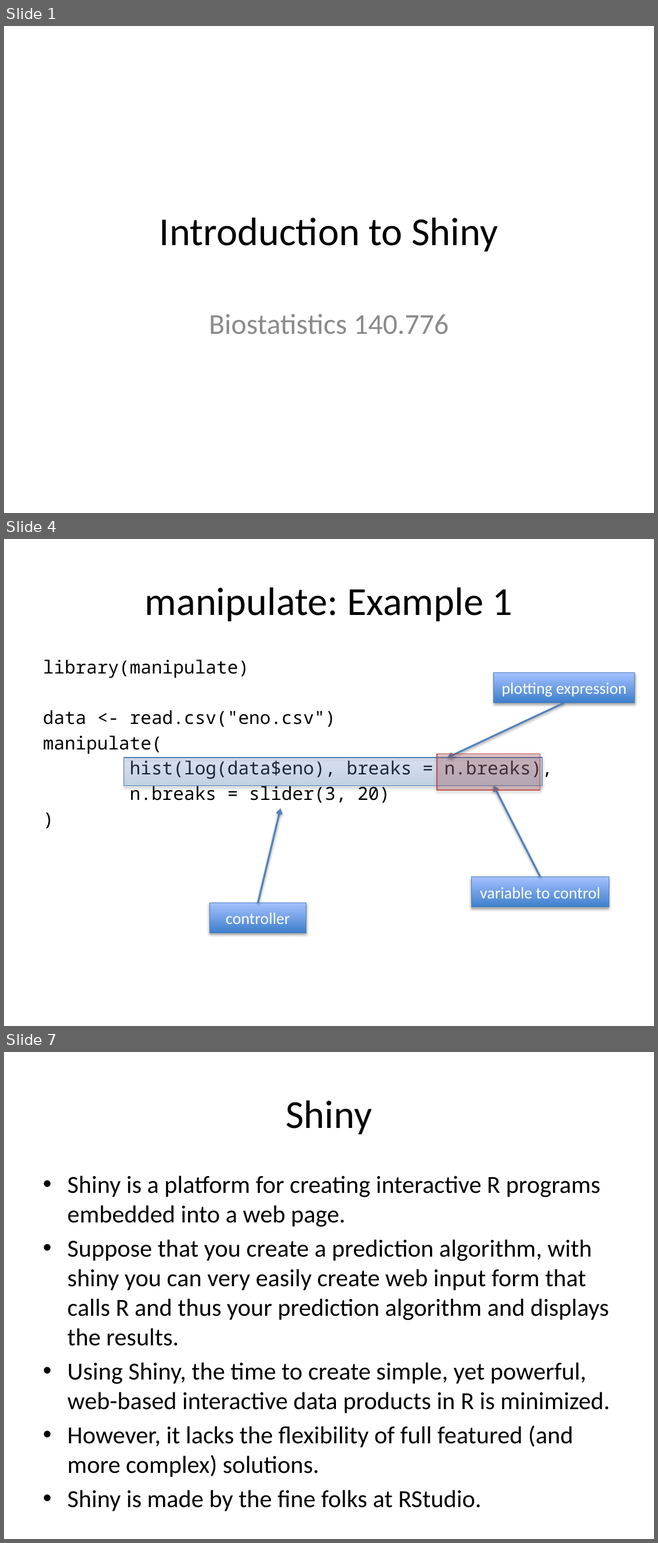
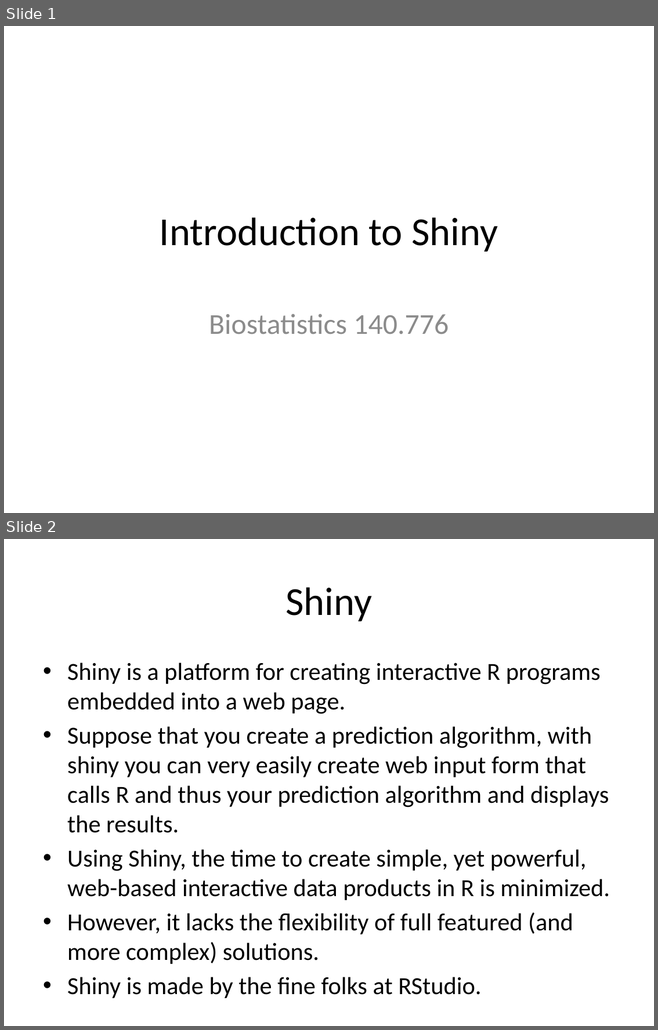
Before and after one commit to Max201510/Biostat776, a slide deck: notes/shiny.pptx. Shown one above the other, each under a label of ours: slides 1, 4 and 7 before the commit, slides 1 and 2 after it; the slides between them are not shown. The pictures are 658x1543 and 658x1030 pixels, drawn with LibreOffice and Linux fonts; fonts in the diff are those of the drawing. Boxes give left, top, right and bottom in pixels: in the first picture for what was removed or moved away, otherwise in the second. Text is boxed around its words. In the diff, an @@ line names an element or a change of style, - is before the commit and + after.

```diff
--- a/notes/shiny.pptx
+++ b/notes/shiny.pptx
@@ slide 4 removed at (x1=4, y1=539, x2=654, y2=1026), background #FFFFFF @@
@@ title removed at (x1=145, y1=587, x2=513, y2=621) @@
-manipulate: Example 1
@@ text removed at (x1=43, y1=660, x2=553, y2=803) @@
-library(manipulate)
-data <- read.csv("eno.csv")
-manipulate(
-hist(log(data$eno), breaks = n.breaks),
-n.breaks = slider(3, 20)
-)
@@ rectangle removed at (x1=493, y1=673, x2=634, y2=703) @@
-plotting expression
@@ arrow removed from (564, 703) to (447, 758) @@
@@ rectangle removed at (x1=124, y1=758, x2=542, y2=786) @@
@@ rectangle removed at (x1=437, y1=754, x2=540, y2=790) @@
@@ arrow removed from (540, 877) to (493, 786) @@
@@ arrow removed from (258, 903) to (280, 809) @@
@@ rectangle removed at (x1=471, y1=877, x2=609, y2=907) @@
-variable to control
@@ rectangle removed at (x1=209, y1=903, x2=306, y2=933) @@
-controller
@@ what was slide 7 is now slide 2 @@
```
Also in this commit, not shown: 2 slides changed, 4 other slides removed, 2 other files.
